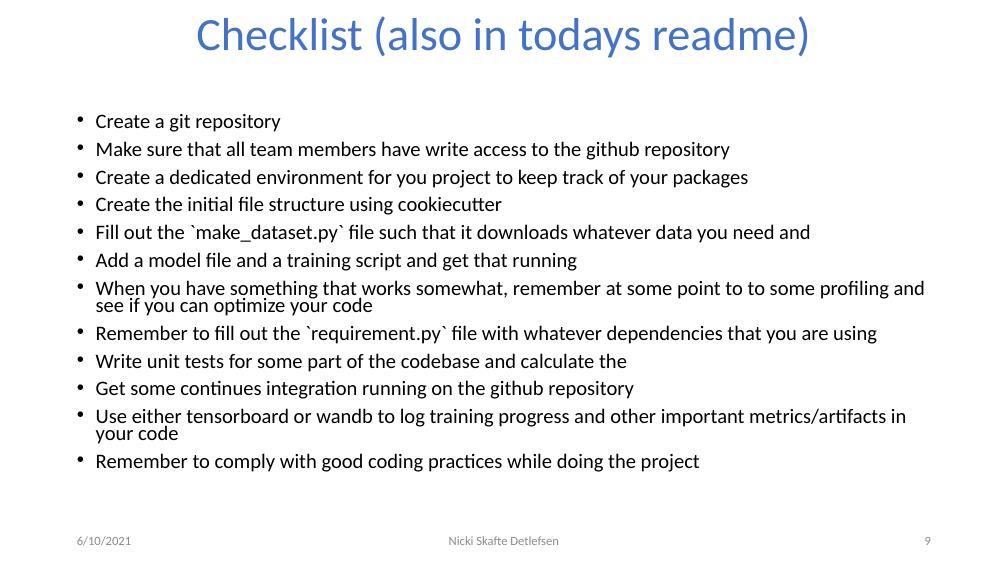
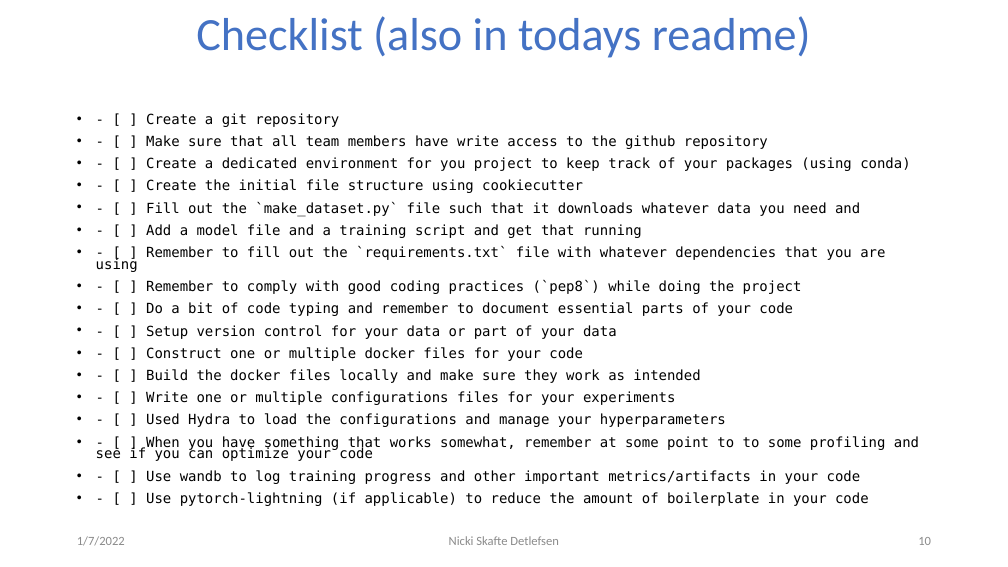
Before and after one commit to DeepEasterbunny/dtu_mlops, a slide deck: slide 10 of projects/The_pytorch_ecosystem.pptx (slide 9 before the commit). Drawn at 1008x567 pixels with LibreOffice and Linux fonts; fonts in the diff are those of the drawing; background and template pictures are left out. Boxes give left, top, right and bottom in pixels: in the first picture for what was removed or moved away, otherwise in the second. Text is boxed around its words. In the diff, an @@ line names an element or a change of style, - is before the commit and + after.

Commit message:
lecture

```diff
--- a/projects/The_pytorch_ecosystem.pptx
+++ b/projects/The_pytorch_ecosystem.pptx
@@ text at (x1=96, y1=113, x2=919, y2=506): text changed; size 19.6 to 13.3 pt; font Calibri to DejaVu Sans Mono @@
-• Create a git repository
-• Make sure that all team members have write access to the github repository
-• Create a dedicated environment for you project to keep track of your packages
-• Create the initial file structure using cookiecutter
-• Fill out the `make_dataset.py` file such that it downloads whatever data you need and
-• Add a model file and a training script and get that running
-• When you have something that works somewhat, remember at some point to to some profiling and see if you can optimize your code
-• Remember to fill out the `requirement.py` file with whatever dependencies that you are using
-• Write unit tests for some part of the codebase and calculate the
-• Get some continues integration running on the github repository
-• Use either tensorboard or wandb to log training progress and other important metrics/artifacts in your code
-• Remember to comply with good coding practices while doing the project
+• - [ ] Create a git repository
+• - [ ] Make sure that all team members have write access to the github repository
+• - [ ] Create a dedicated environment for you project to keep track of your packages (using conda)
+• - [ ] Create the initial file structure using cookiecutter
+• - [ ] Fill out the `make_dataset.py` file such that it downloads whatever data you need and
+• - [ ] Add a model file and a training script and get that running
+• - [ ] Remember to fill out the `requirements.txt` file with whatever dependencies that you are using
+• - [ ] Remember to comply with good coding practices (`pep8`) while doing the project
+• - [ ] Do a bit of code typing and remember to document essential parts of your code
+• - [ ] Setup version control for your data or part of your data
+• - [ ] Construct one or multiple docker files for your code
+• - [ ] Build the docker files locally and make sure they work as intended
+• - [ ] Write one or multiple configurations files for your experiments
+• - [ ] Used Hydra to load the configurations and manage your hyperparameters
+• - [ ] When you have something that works somewhat, remember at some point to to some profiling and see if you can optimize your code
+• - [ ] Use wandb to log training progress and other important metrics/artifacts in your code
+• - [ ] Use pytorch-lightning (if applicable) to reduce the amount of boilerplate in your code
@@ text at (x1=77, y1=536, x2=125, y2=546): text changed @@
-6/10/2021
+1/7/2022
@@ page number at (x1=918, y1=537, x2=931, y2=545): text changed @@
-9
+10
```
Also in this commit, not shown: 11 other slides changed, 1 slide added, 1 other file.
